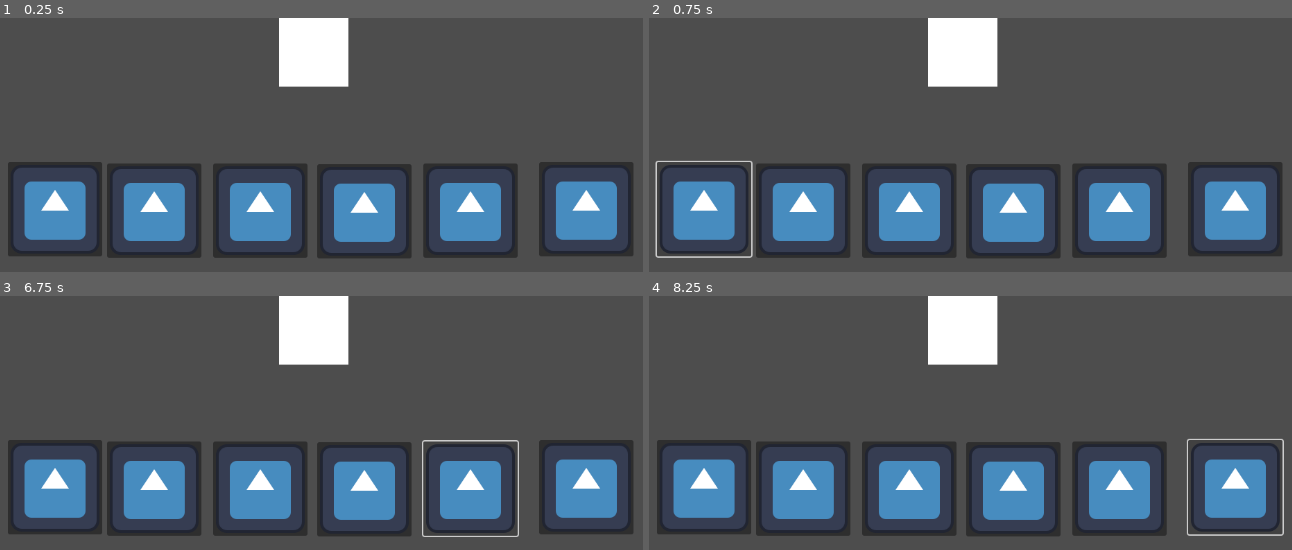
Above: before the commit, frames 1-4 (two rows, left to right).
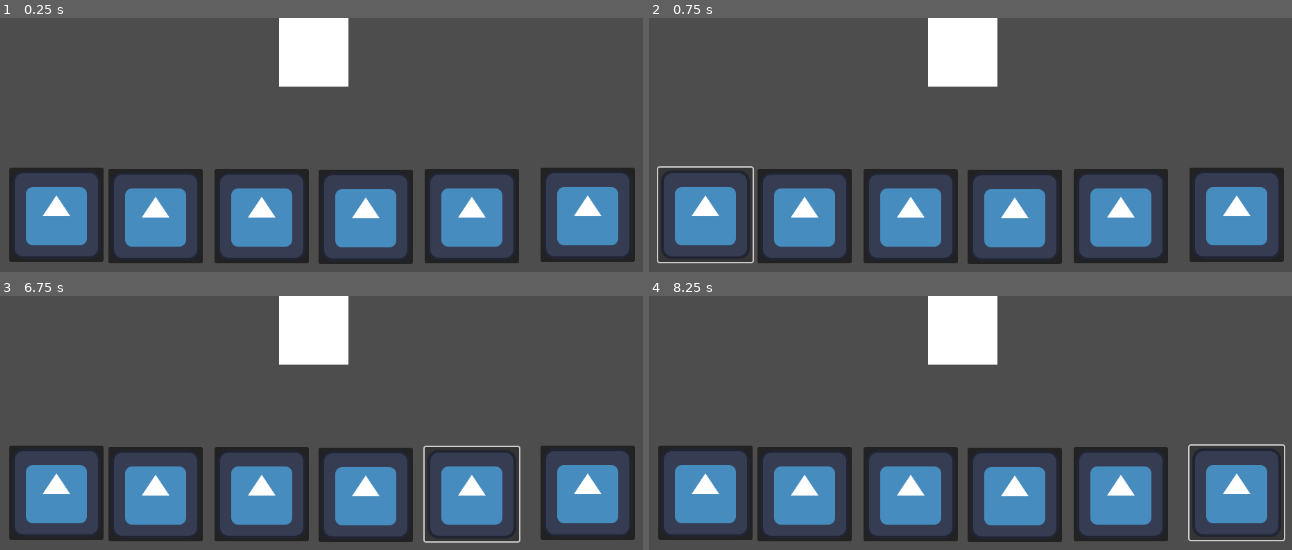
Above: after the commit, the same moments.

Repository: luiigi2000/campfireflagship-4
Game: Godot game, scene res://main.tscn
Two runs of this game, one before a commit and one after it. Both use one fixed random seed, a clock stepped at 60 frames per second and the inputs below. The engine's default icon, where the game draws it, is replaced by a stand-in: a white triangle on a blue panel in a dark square.
Inputs (mouse positions are in pixels of both pictures, inside the frame that each line leads up to):
- Up to frame 1 (0.25 s): no input
- Up to frame 2 (0.75 s): click (706, 208) at 0.52 s
- Up to frame 3 (6.75 s): click (57, 491) at 1.27 s; click (154, 489) at 2.02 s; click (154, 494) at 2.77 s; click (257, 489) at 3.52 s; click (263, 494) at 4.27 s; click (366, 489) at 5.02 s; click (366, 494) at 5.77 s; click (469, 489) at 6.52 s
- Up to frame 4 (8.25 s): click (1118, 494) at 7.27 s; click (1234, 486) at 8.02 s

The runs differ from the first frame. In frame 1, 13% of the frame differs, in the area x 1-99%, y 56-97%; in frame 2, 12%; in frame 3, 13%, in the area x 1-99%, y 56-98%; in frame 4, 12%.

Commit message:
Big Updates
I randomized the notes to all the keys and made a correct sequence of notes to play: a quick snippet of fur elise. I added a enum to keep track of what level the player is on.

Diff:
--- a/level_1.gd
+++ b/level_1.gd
@@ -1,43 +1,67 @@
 extends Node2D
 
-var correct_sequence = ["String","String2","String3","String4","String5","String6"]
 var current_sequence = []
+var all_notes = [preload("res://Audio/Scene1/a.wav"),preload("res://Audio/Scene1/b.wav"),preload("res://Audio/Scene1/c.wav"),preload("res://Audio/Scene1/d.wav"),preload("res://Audio/Scene1/d#.mp3"),preload("res://Audio/Scene1/e.mp3")]
+var correct_sequence = [all_notes[5],all_notes[4],all_notes[5],all_notes[4],all_notes[5],all_notes[1],all_notes[3],all_notes[2],all_notes[0]]
+
+func _ready() -> void:
+
+	assign_note_sequence()
 
 func _on_string_pressed() -> void:
-	play_string($String/AudioStreamPlayer2D)
+	play_string($PianoKeys/Key/KeyAudio)
 
 
 func _on_string_2_pressed() -> void:
-	play_string($String2/AudioStreamPlayer2D2)
+	play_string($PianoKeys/Key2/Key2Audio)
 
 
 func _on_string_3_pressed() -> void:
-	play_string($String3/AudioStreamPlayer2D3)
+	play_string($PianoKeys/Key3/Key3Audio)
 
 
 func _on_string_4_pressed() -> void:
-	play_string($String4/AudioStreamPlayer2D4)
+	play_string($PianoKeys/Key4/Key4Audio)
 
 
 func _on_string_5_pressed() -> void:
-	play_string($String5/AudioStreamPlayer2D5)
+	play_string($PianoKeys/Key5/Key5Audio)
 
 func _on_string_6_pressed() -> void:
-	play_string($String6/AudioStreamPlayer2D6)
+	play_string($PianoKeys/Key6/Key6Audio)
 
-func play_string(guitar_string):
-	guitar_string.play()
-	current_sequence.push_back(guitar_string.get_parent().name)
-	check_sequence()
+func play_string(piano_key):
+	piano_key.play()
+	check_sequence(piano_key)
 
-func check_sequence():
+func assign_note_sequence():
+	var index = 0
+	var randomized_keys = []
+	for key in $PianoKeys.get_children():
+		randomized_keys.append(key)
+	randomized_keys.shuffle()
+	for key in randomized_keys:
+		key.get_node(key.name+"Audio").stream = all_notes[index]
+		index += 1
+
+var count=0
+func check_sequence(piano_note):
 	var sequence_correct := true
-	for string_index in current_sequence.size():
-		if current_sequence[string_index] != correct_sequence[string_index]:
+	current_sequence.push_back(piano_note.stream)
+	for note_index in current_sequence.size():
+		if current_sequence[note_index] != correct_sequence[note_index]:
 			sequence_correct = false
-			current_sequence.clear()
+			current_sequence = []
+	if sequence_correct:
+		print(count)
+		count+=1
+
 	if current_sequence.size() != correct_sequence.size():
 		sequence_correct = false
 	if sequence_correct:
 		$"../Goal".modulate = Color.GREEN
 		current_sequence = []
+		await get_tree().create_timer(3).timeout
+		Main.state = Main.level.level2
+		Main.change_level()
+		queue_free()
--- a/level_1.tscn
+++ b/level_1.tscn
@@ -2,80 +2,83 @@
 
 [ext_resource type="Script" uid="uid://b2smg5i5c8j0l" path="res://level_1.gd" id="1_hbghi"]
 [ext_resource type="Texture2D" uid="uid://dt6xgq8w3vtlb" path="res://icon.svg" id="2_hn12h"]
-[ext_resource type="AudioStream" uid="uid://doo8j58b4a2f5" path="res://d6-82018.mp3" id="3_ihfcg"]
-[ext_resource type="AudioStream" uid="uid://dgrtslj88w1k3" path="res://e6-82016.mp3" id="4_rka8t"]
+[ext_resource type="AudioStream" uid="uid://doo8j58b4a2f5" path="res://Audio/Scene1/d#.mp3" id="3_ihfcg"]
+[ext_resource type="AudioStream" uid="uid://dgrtslj88w1k3" path="res://Audio/Scene1/e.mp3" id="4_rka8t"]
 
 [node name="level1" type="Node2D"]
+position = Vector2(149, 280)
 script = ExtResource("1_hbghi")
 
-[node name="String" type="Button" parent="."]
+[node name="PianoKeys" type="Node2D" parent="."]
+
+[node name="Key" type="Button" parent="PianoKeys"]
 offset_left = -65.0
 offset_top = -64.0
-offset_right = 64.0
-offset_bottom = 66.0
+offset_right = 71.0
+offset_bottom = 72.0
 icon = ExtResource("2_hn12h")
 
-[node name="AudioStreamPlayer2D" type="AudioStreamPlayer2D" parent="String"]
+[node name="KeyAudio" type="AudioStreamPlayer2D" parent="PianoKeys/Key"]
 stream = ExtResource("3_ihfcg")
 
-[node name="String2" type="Button" parent="."]
+[node name="Key2" type="Button" parent="PianoKeys"]
 offset_left = 78.0
 offset_top = -62.0
 offset_right = 214.0
 offset_bottom = 74.0
 icon = ExtResource("2_hn12h")
 
-[node name="AudioStreamPlayer2D2" type="AudioStreamPlayer2D" parent="String2"]
+[node name="Key2Audio" type="AudioStreamPlayer2D" parent="PianoKeys/Key2"]
 position = Vector2(-143, -2)
 stream = ExtResource("4_rka8t")
 
-[node name="String3" type="Button" parent="."]
+[node name="Key3" type="Button" parent="PianoKeys"]
 offset_left = 231.0
 offset_top = -62.0
 offset_right = 367.0
 offset_bottom = 74.0
 icon = ExtResource("2_hn12h")
 
-[node name="AudioStreamPlayer2D3" type="AudioStreamPlayer2D" parent="String3"]
+[node name="Key3Audio" type="AudioStreamPlayer2D" parent="PianoKeys/Key3"]
 position = Vector2(-296, -2)
 stream = ExtResource("3_ihfcg")
 
-[node name="String4" type="Button" parent="."]
+[node name="Key4" type="Button" parent="PianoKeys"]
 offset_left = 381.0
 offset_top = -61.0
 offset_right = 517.0
 offset_bottom = 75.0
 icon = ExtResource("2_hn12h")
 
-[node name="AudioStreamPlayer2D4" type="AudioStreamPlayer2D" parent="String4"]
+[node name="Key4Audio" type="AudioStreamPlayer2D" parent="PianoKeys/Key4"]
 position = Vector2(-446, -3)
 stream = ExtResource("4_rka8t")
 
-[node name="String5" type="Button" parent="."]
+[node name="Key5" type="Button" parent="PianoKeys"]
 offset_left = 534.0
 offset_top = -62.0
 offset_right = 670.0
 offset_bottom = 74.0
 icon = ExtResource("2_hn12h")
 
-[node name="AudioStreamPlayer2D5" type="AudioStreamPlayer2D" parent="String5"]
+[node name="Key5Audio" type="AudioStreamPlayer2D" parent="PianoKeys/Key5"]
 position = Vector2(-599, -2)
 stream = ExtResource("3_ihfcg")
 
-[node name="String6" type="Button" parent="."]
+[node name="Key6" type="Button" parent="PianoKeys"]
 offset_left = 701.0
 offset_top = -64.0
 offset_right = 837.0
 offset_bottom = 72.0
 icon = ExtResource("2_hn12h")
 
-[node name="AudioStreamPlayer2D6" type="AudioStreamPlayer2D" parent="String6"]
+[node name="Key6Audio" type="AudioStreamPlayer2D" parent="PianoKeys/Key6"]
 position = Vector2(-766, 0)
 stream = ExtResource("4_rka8t")
 
-[connection signal="pressed" from="String" to="." method="_on_string_pressed"]
-[connection signal="pressed" from="String2" to="." method="_on_string_2_pressed"]
-[connection signal="pressed" from="String3" to="." method="_on_string_3_pressed"]
-[connection signal="pressed" from="String4" to="." method="_on_string_4_pressed"]
-[connection signal="pressed" from="String5" to="." method="_on_string_5_pressed"]
-[connection signal="pressed" from="String6" to="." method="_on_string_6_pressed"]
+[connection signal="pressed" from="PianoKeys/Key" to="." method="_on_string_pressed"]
+[connection signal="pressed" from="PianoKeys/Key2" to="." method="_on_string_2_pressed"]
+[connection signal="pressed" from="PianoKeys/Key3" to="." method="_on_string_3_pressed"]
+[connection signal="pressed" from="PianoKeys/Key4" to="." method="_on_string_4_pressed"]
+[connection signal="pressed" from="PianoKeys/Key5" to="." method="_on_string_5_pressed"]
+[connection signal="pressed" from="PianoKeys/Key6" to="." method="_on_string_6_pressed"]
--- /dev/null
+++ b/level_2.tscn
@@ -0,0 +1,10 @@
+[gd_scene load_steps=2 format=3 uid="uid://dwefdbb6omjk4"]
+
+[sub_resource type="QuadMesh" id="QuadMesh_a72st"]
+
+[node name="level2" type="Node2D"]
+
+[node name="MeshInstance2D" type="MeshInstance2D" parent="."]
+position = Vector2(491, 258)
+scale = Vector2(-268.51465, 350.62857)
+mesh = SubResource("QuadMesh_a72st")
--- /dev/null
+++ b/main.gd
@@ -0,0 +1,22 @@
+extends Node2D
+
+enum level {level1,level2}
+@onready var state = level.level1
+var level_child
+# Called when the node enters the scene tree for the first time.
+func _ready() -> void:
+	change_level()
+
+
+# Called every frame. 'delta' is the elapsed time since the previous frame.
+func _process(delta: float) -> void:
+	pass
+
+func change_level():
+	if state == level.level1:
+		level_child = preload("res://level_1.tscn").instantiate()
+		add_child(level_child)
+	elif state == level.level2:
+		level_child.queue_free()
+		level_child = preload("res://level_1.tscn").instantiate()
+		add_child(preload("res://level_2.tscn").instantiate())
--- a/main.tscn
+++ b/main.tscn
@@ -1,15 +1,13 @@
 [gd_scene load_steps=3 format=3 uid="uid://c7vsqtwwtlhlu"]
 
-[ext_resource type="PackedScene" uid="uid://bssnhm63l7ni1" path="res://level_1.tscn" id="1_ig7tw"]
+[ext_resource type="Script" uid="uid://c73rdsya7lhse" path="res://main.gd" id="1_0xm2m"]
 
 [sub_resource type="QuadMesh" id="QuadMesh_0xm2m"]
 
 [node name="main" type="Node2D"]
+script = ExtResource("1_0xm2m")
 
 [node name="Goal" type="MeshInstance2D" parent="."]
 position = Vector2(523, 49)
 scale = Vector2(100, 100)
 mesh = SubResource("QuadMesh_0xm2m")
-
-[node name="level1" parent="." instance=ExtResource("1_ig7tw")]
-position = Vector2(147, 272)
--- a/project.godot
+++ b/project.godot
@@ -15,6 +15,10 @@
 config/features=PackedStringArray("4.5", "Forward Plus")
 config/icon="res://icon.svg"
 
+[autoload]
+
+Main="*res://main.gd"
+
 [editor_plugins]
 
 enabled=PackedStringArray("res://addons/godot_super-wakatime/plugin.cfg")
Not shown, added: Audio/Scene1/a.wav.import
Not shown, added: Audio/Scene1/b.wav.import
Not shown, added: Audio/Scene1/c.wav.import
Not shown, added: Audio/Scene1/d#.mp3.import
Not shown, added: Audio/Scene1/d.wav.import
Not shown, added: Audio/Scene1/e.mp3.import
Not shown, removed: d6-82018.mp3.import
Not shown, removed: e6-82016.mp3.import
Not shown, added: images/piano-note-a_A_major.wav.import
Not shown, added: images/piano-note-b_B_major.wav.import
Not shown, added: images/piano-note-c_C_major.wav.import
Not shown, added: images/piano-note-d_D_major.wav.import
(and 11 more such lines)
